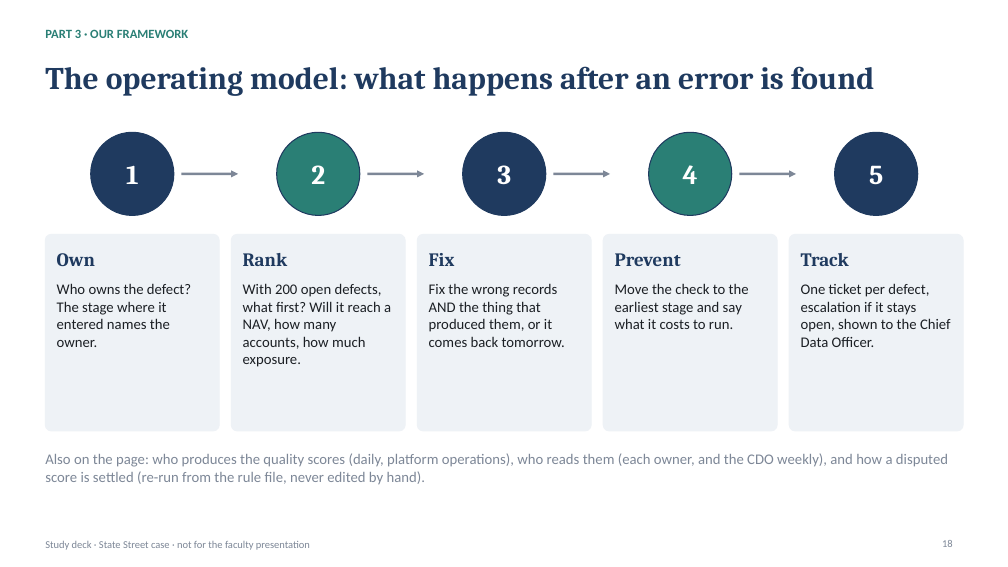
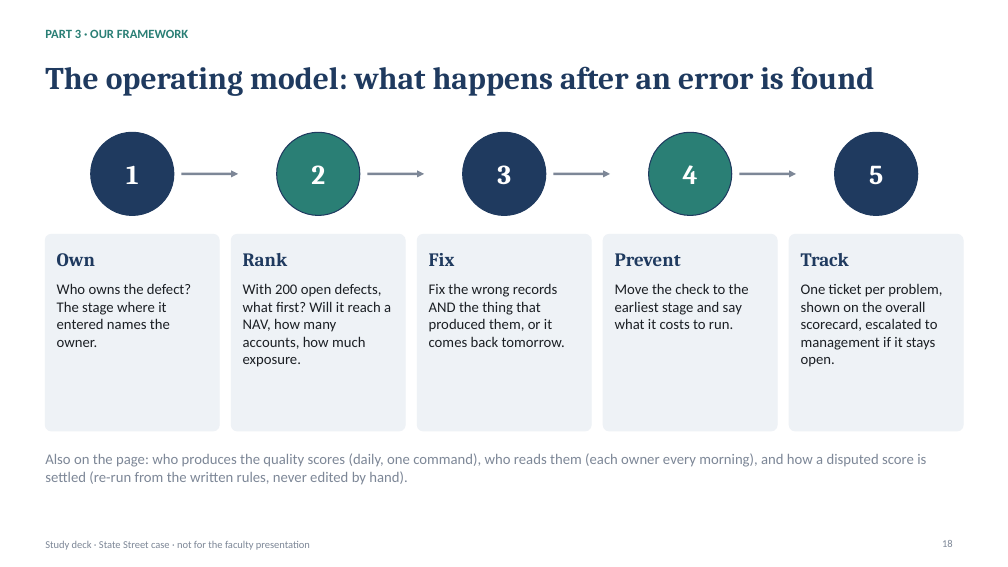
Before and after one commit to KevinRusu/BC-State-Street-Case-Competition, a slide deck: slide 18 of docs/Explainer_Deck.pptx. Drawn at 1008x567 pixels with LibreOffice and Linux fonts; fonts in the diff are those of the drawing. Boxes give left, top, right and bottom in pixels: in the first picture for what was removed or moved away, otherwise in the second. Text is boxed around its words. In the diff, an @@ line names an element or a change of style, - is before the commit and + after.

```diff
--- a/docs/Explainer_Deck.pptx
+++ b/docs/Explainer_Deck.pptx
@@ text at bbox=[801, 283, 942, 367]: text changed @@
-One ticket per defect, escalation if it stays open, shown to the Chief Data Officer.
+One ticket per problem, shown on the overall scorecard, escalated to management if it stays open.
@@ text at bbox=[45, 453, 926, 485]: text changed @@
-Also on the page: who produces the quality scores (daily, platform operations), who reads them (each owner, and the CDO weekly), and how a disputed score is settled (re-run from the rule file, never edited by hand).
+Also on the page: who produces the quality scores (daily, one command), who reads them (each owner every morning), and how a disputed score is settled (re-run from the written rules, never edited by hand).
```
Also in this commit, not shown: 12 other slides changed, 2 slides added, 2 slides removed, 25 other files.
